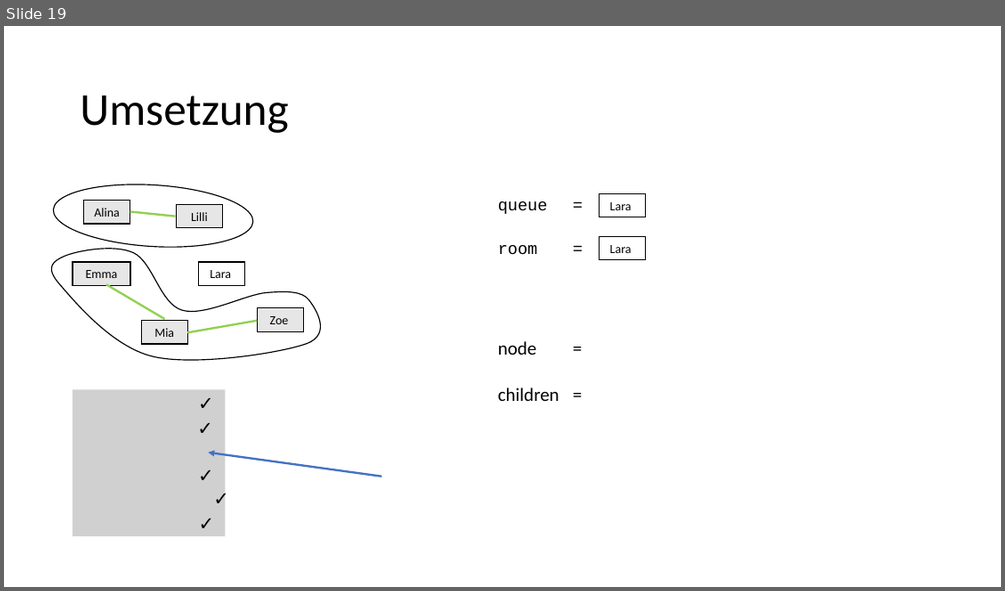
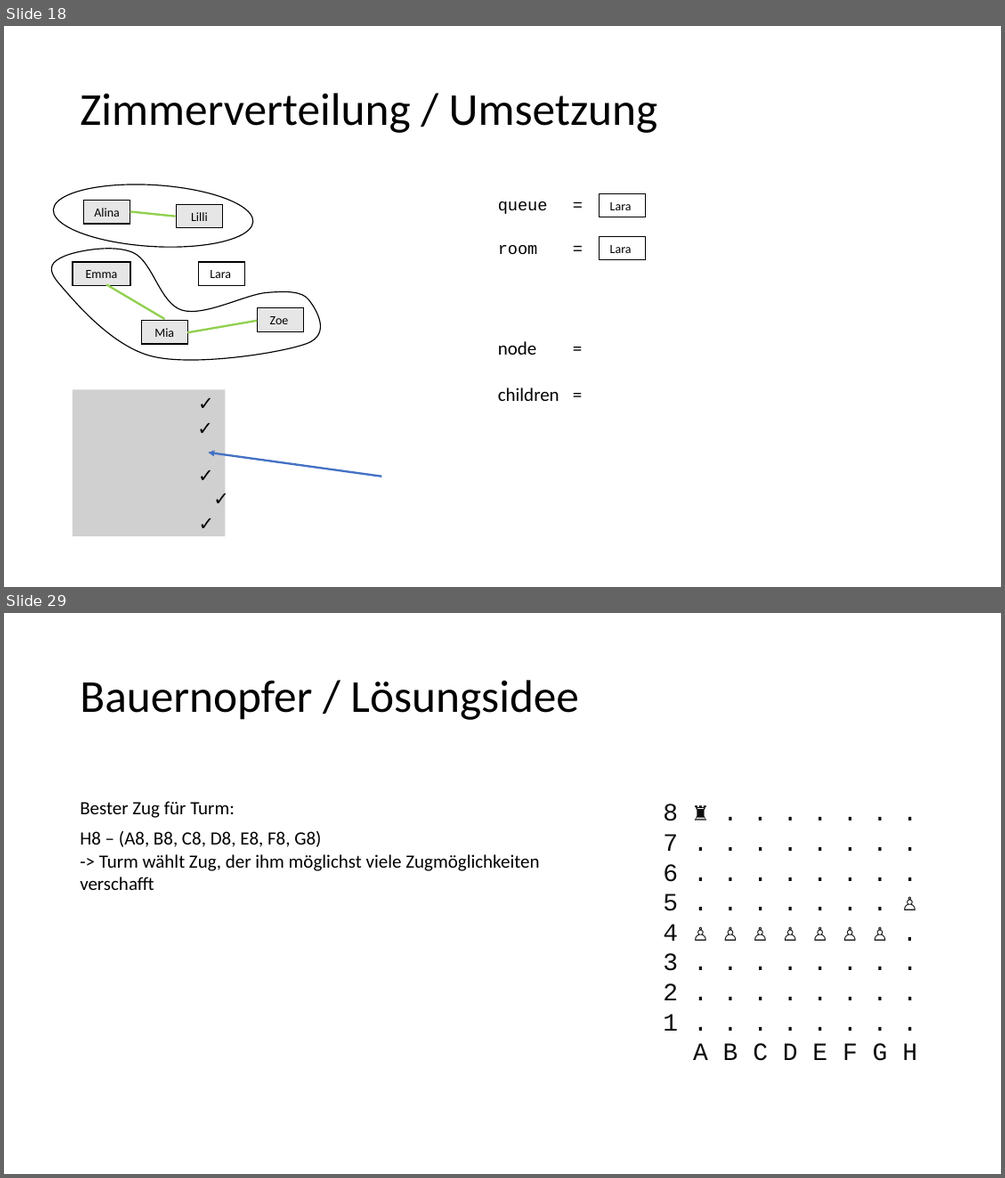
Before and after one commit to antonbaumann/wg, a slide deck: Abschlusspräsentation.pptx. Shown one above the other, each under a label of ours: slide 19 before the commit, slides 18 and 29 after it; the slides between them are not shown. The pictures are 1005x591 and 1005x1178 pixels, drawn with LibreOffice and Linux fonts; fonts in the diff are those of the drawing; grey boxes stand for pictures. Boxes give left, top, right and bottom in pixels: in the first picture for what was removed or moved away, otherwise in the second. Text is boxed around its words. In the diff, an @@ line names an element or a change of style, - is before the commit and + after.

```diff
--- a/Abschlusspräsentation.pptx
+++ b/Abschlusspräsentation.pptx
@@ slide 29 added at (4,613,1001,1174), background #FFFFFF @@
@@ title added at (80,680,578,720), 44 pt, text #000000 @@
+Bauernopfer / Lösungsidee
@@ text added at (80,801,235,818), 18 pt, text #000000 @@
+Bester Zug für Turm:
@@ text added at (663,803,917,1061), 24 pt, text #0D0D0D @@
+8 ♜ . . . . . . .
+7 . . . . . . . .
+6 . . . . . . . .
+5 . . . . . . . ♙
+4 ♙ ♙ ♙ ♙ ♙ ♙ ♙ .
+3 . . . . . . . .
+2 . . . . . . . .
+1 . . . . . . . .
+A B C D E F G H
@@ text added at (80,831,539,890), 18 pt, text #000000 @@
+H8 – (A8, B8, C8, D8, E8, F8, G8)
+-> Turm wählt Zug, der ihm möglichst viele Zugmöglichkeiten verschafft
@@ what was slide 19 is now slide 18 @@
@@ slide 18 changed as well @@
@@ title at (80,93,657,133): text changed @@
-Umsetzung
+Zimmerverteilung / Umsetzung
```
Also in this commit, not shown: 16 other slides changed, 11 other slides added, 1 slide removed, 2 other files.
